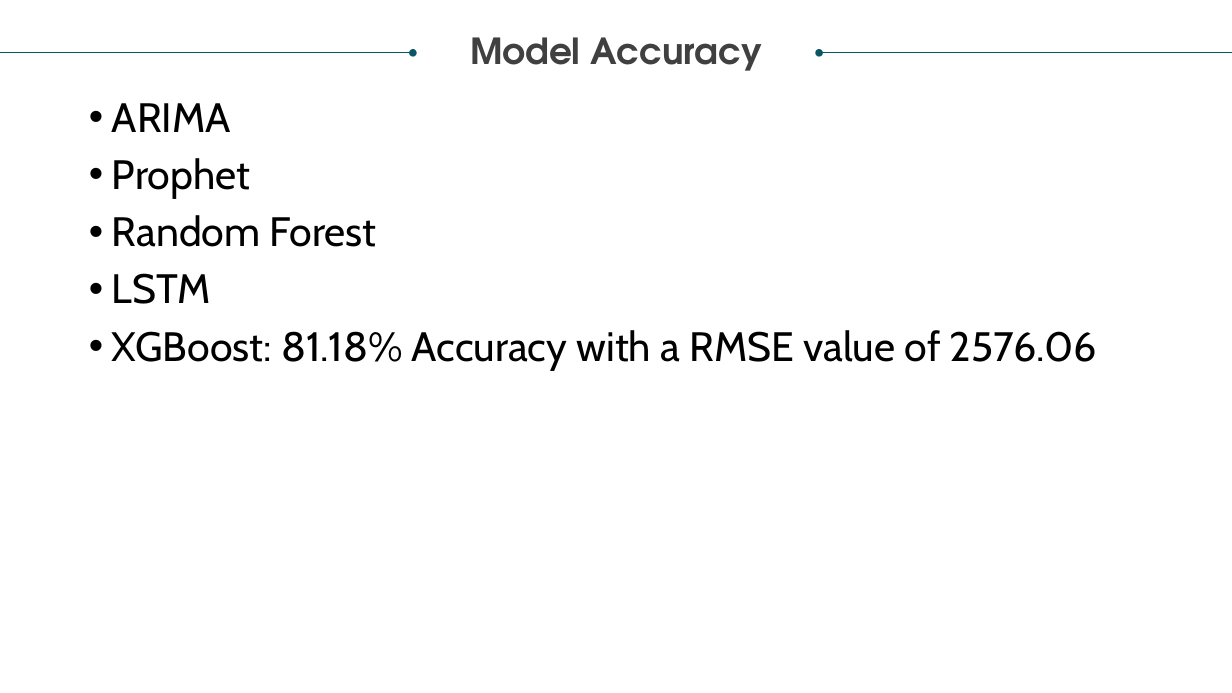
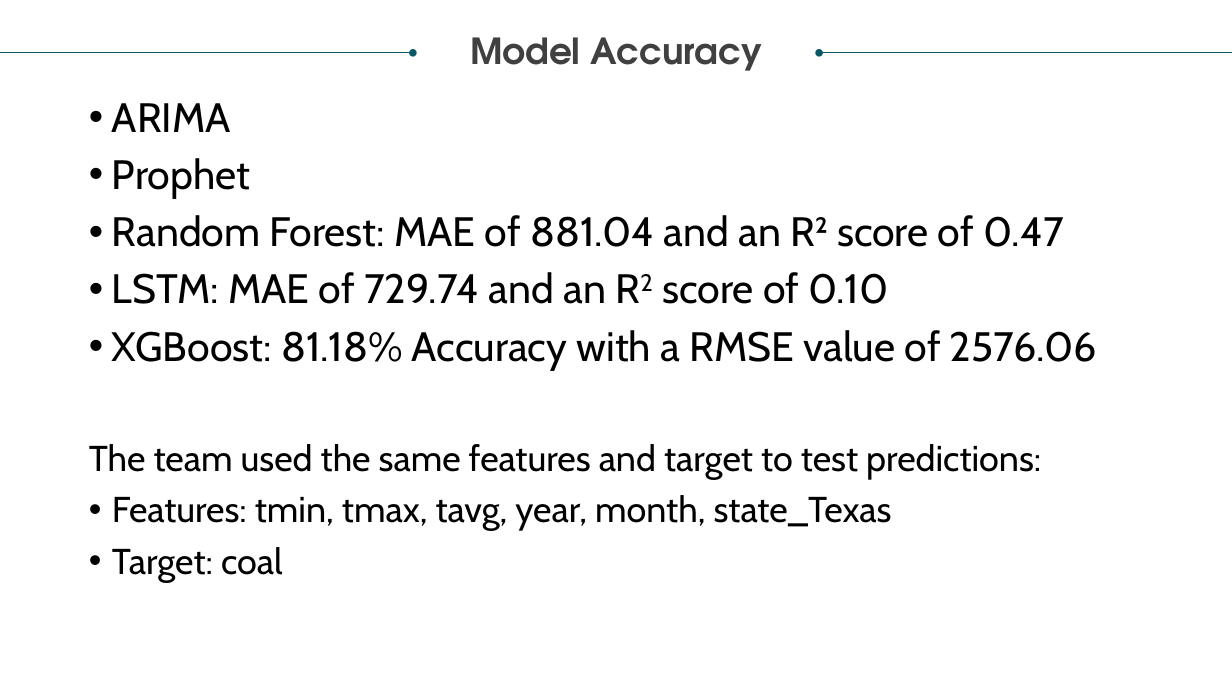
Before and after one commit to jcbritton/Weather_vs_Energy_Consumption, a slide deck: slide 4 of Project 4 Presentation.pptx. Drawn at 1232x693 pixels with LibreOffice and Linux fonts; fonts in the diff are those of the drawing. Boxes give left, top, right and bottom in pixels: in the first picture for what was removed or moved away, otherwise in the second. Text is boxed around its words. In the diff, an @@ line names an element or a change of style, - is before the commit and + after.

Commit message:
updated slides with LSTM model info

```diff
--- a/Project 4 Presentation.pptx
+++ b/Project 4 Presentation.pptx
@@ text at <box>112,215,1064,304</box>: text changed @@
-• Random Forest
-• LSTM
+• Random Forest: MAE of 881.04 and an R² score of 0.47
+• LSTM: MAE of 729.74 and an R2 score of 0.10
@@ text at <box>89,444,1041,583</box>: paragraphs added @@
+The team used the same features and target to test predictions:
+• Features: tmin, tmax, tavg, year, month, state_Texas
+• Target: coal
```
Also in this commit, not shown: 2 other slides changed, 4 slides added.
